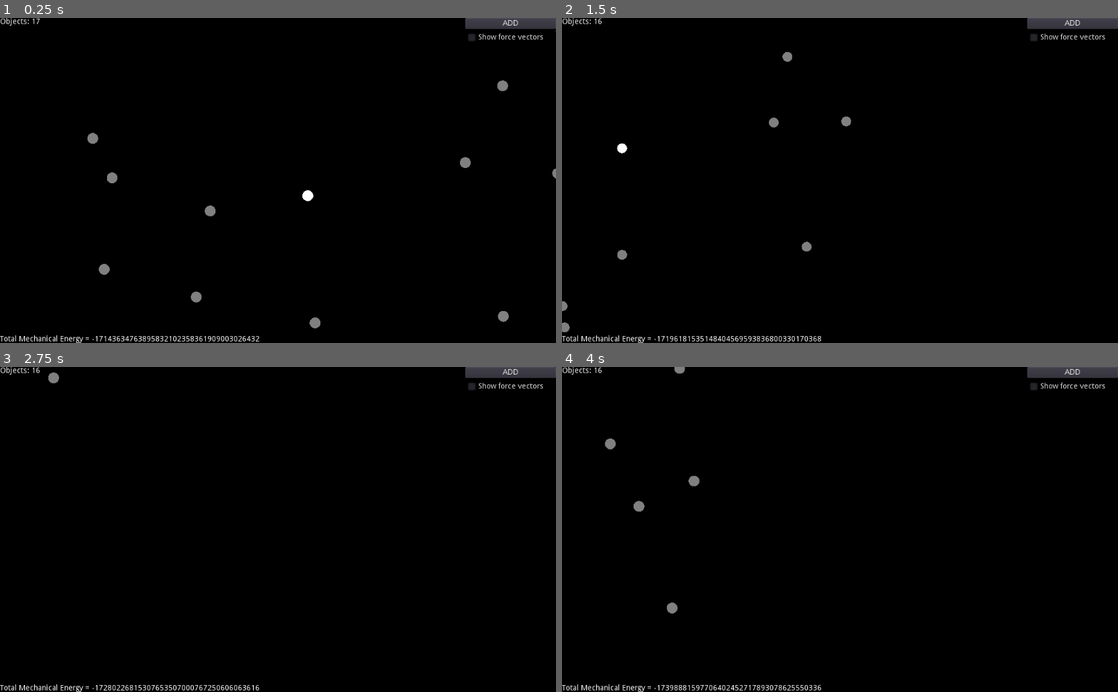
Above: before the commit, frames 1-4 (two rows, left to right).
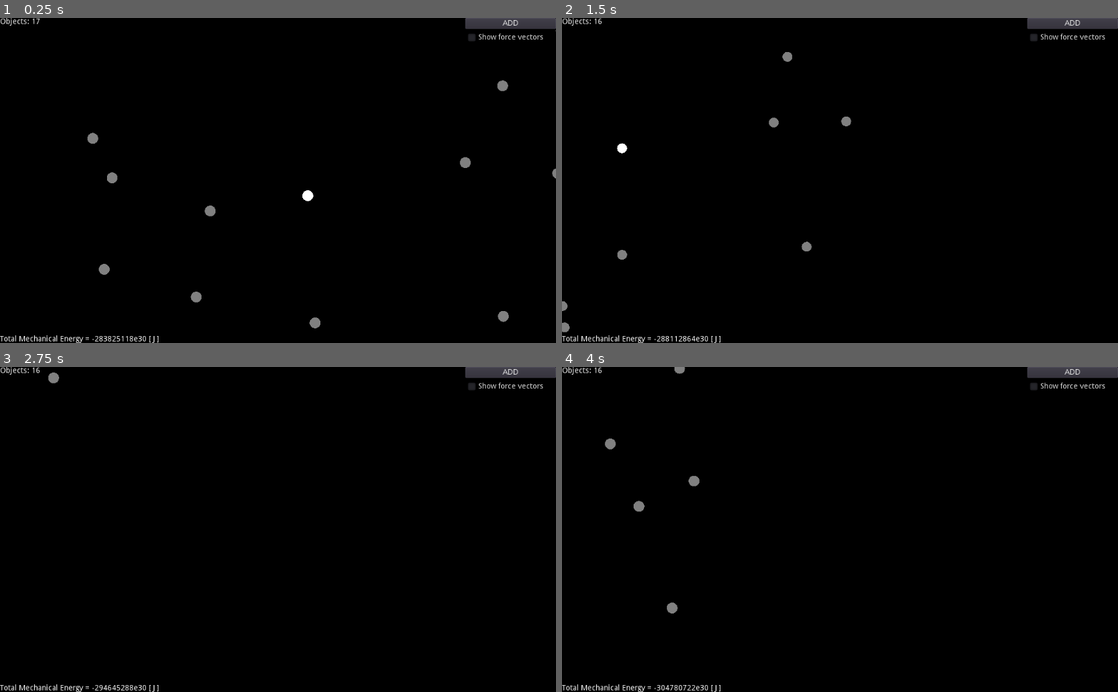
Above: after the commit, the same moments.

Repository: NuclearPhoenixx/n-body-problem
Game: Godot game, scene res://scenes/main.tscn
Two runs of this game, one before a commit and one after it. Both use one fixed random seed, a clock stepped at 60 frames per second and the inputs below.
Inputs (mouse positions are in pixels of both pictures, inside the frame that each line leads up to):
- Up to frame 1 (0.25 s): no input
- Up to frame 2 (1.5 s): move the mouse to (840, 180) at 0.52 s; hold Right (ui_right) 0.53-1.28 s; hold Mouse wheel up (camera_zin) 0.53-1.28 s; click (840, 180) at 0.77 s; move the mouse to (834, 73) at 1.27 s; hold Down (ui_down) from 1.28 s (still down); tap Mouse wheel down (camera_zout) at 1.35 s
- Up to frame 3 (2.75 s): click (272, 422) at 1.52 s; move the mouse to (50, 458) at 2.02 s; release Down (ui_down) at 2.03 s; hold Right (ui_right) from 2.03 s (still down); hold Mouse wheel up (camera_zin) from 2.03 s (still down)
- Up to frame 4 (4 s): move the mouse to (617, 376) at 2.77 s; release Right (ui_right) at 2.78 s; release Mouse wheel up (camera_zin) at 2.78 s; hold Up (ui_up) 2.78-3.53 s; tap Mouse wheel down (camera_zout) at 2.85 s; click (617, 376) at 3.02 s; move the mouse to (612, 438) at 3.52 s; hold Left (ui_left) from 3.53 s (still down); hold Mouse wheel up (camera_zin) from 3.53 s (still down); click (612, 438) at 3.77 s

The runs differ from the first frame. In frame 1, 0.3% of the frame differs, in the area x 17-47%, y 97-100%; in frame 2, 0.3%; in frame 3, 0.3%; in frame 4, 0.3%.

Commit message:
lower energy range

Diff:
--- a/scenes/main.tscn
+++ b/scenes/main.tscn
@@ -88,6 +88,7 @@
 script = ExtResource( 7 )
 
 [node name="Control" type="VBoxContainer" parent="Interface"]
+editor/display_folded = true
 anchor_left = 1.0
 anchor_right = 1.0
 margin_left = -167.0
--- a/src/gui/mass.gd
+++ b/src/gui/mass.gd
@@ -13,4 +13,4 @@
 		show()
 		var mass = obj.mass # get the mass in powers of ten
 		var i = String(mass).length() - 1
-		set_text("Mass: " + String(stepify(mass / pow(10, i), mass_prec)) + "e" + String(i) + " [kg]")
+		set_text("Mass: " + String(stepify(mass / pow(10, i), mass_prec)) + "e" + String(i) + " [ kg ]")
--- a/src/gui/system_energy.gd
+++ b/src/gui/system_energy.gd
@@ -8,15 +8,14 @@
 		var energy = 0
 
 		for o in get_tree().get_nodes_in_group("objects"):
-			energy = 0
 			# kinetic energy
 			energy += o.mass * o.v.length_squared() / 2
 			# gravitational potential
 			for a in get_tree().get_nodes_in_group("objects"):
-				if a != o:
+				if a != o: # Can be optimized to neglect energy if radius tends to infinity
 					var r = ( a.position - o.position ) * o.scale_m
 					energy += - G * a.mass * o.mass / r.length()
 
-		text = "Total Mechanical Energy = " + str(energy) #str(stepify(energy/1e40,1)) + " [ 1e40 J ]"
+		text = "Total Mechanical Energy = " + str(stepify(energy/1e30,1)) + "e30 [ J ]"
 	#else:
 	#	hide()
